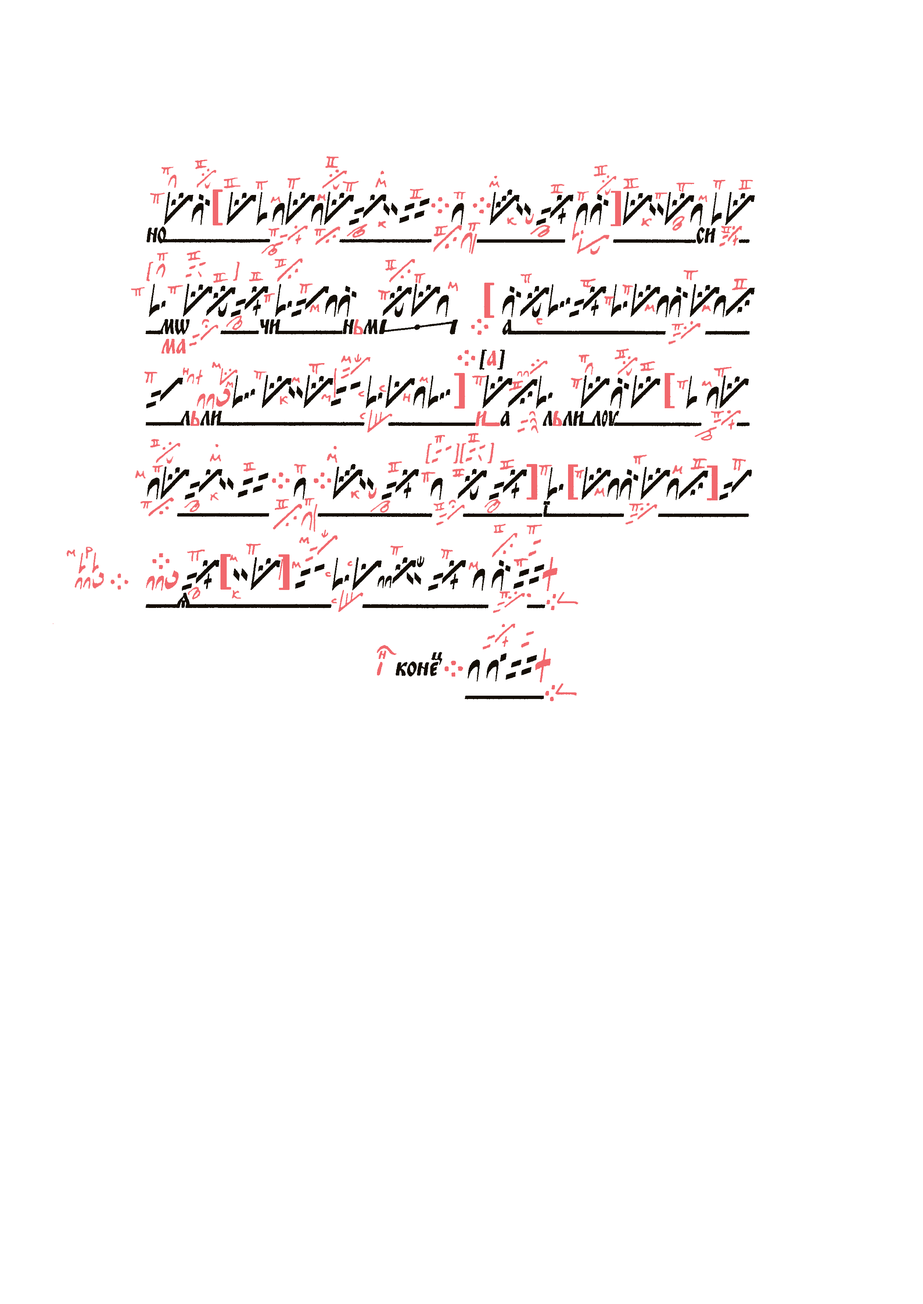
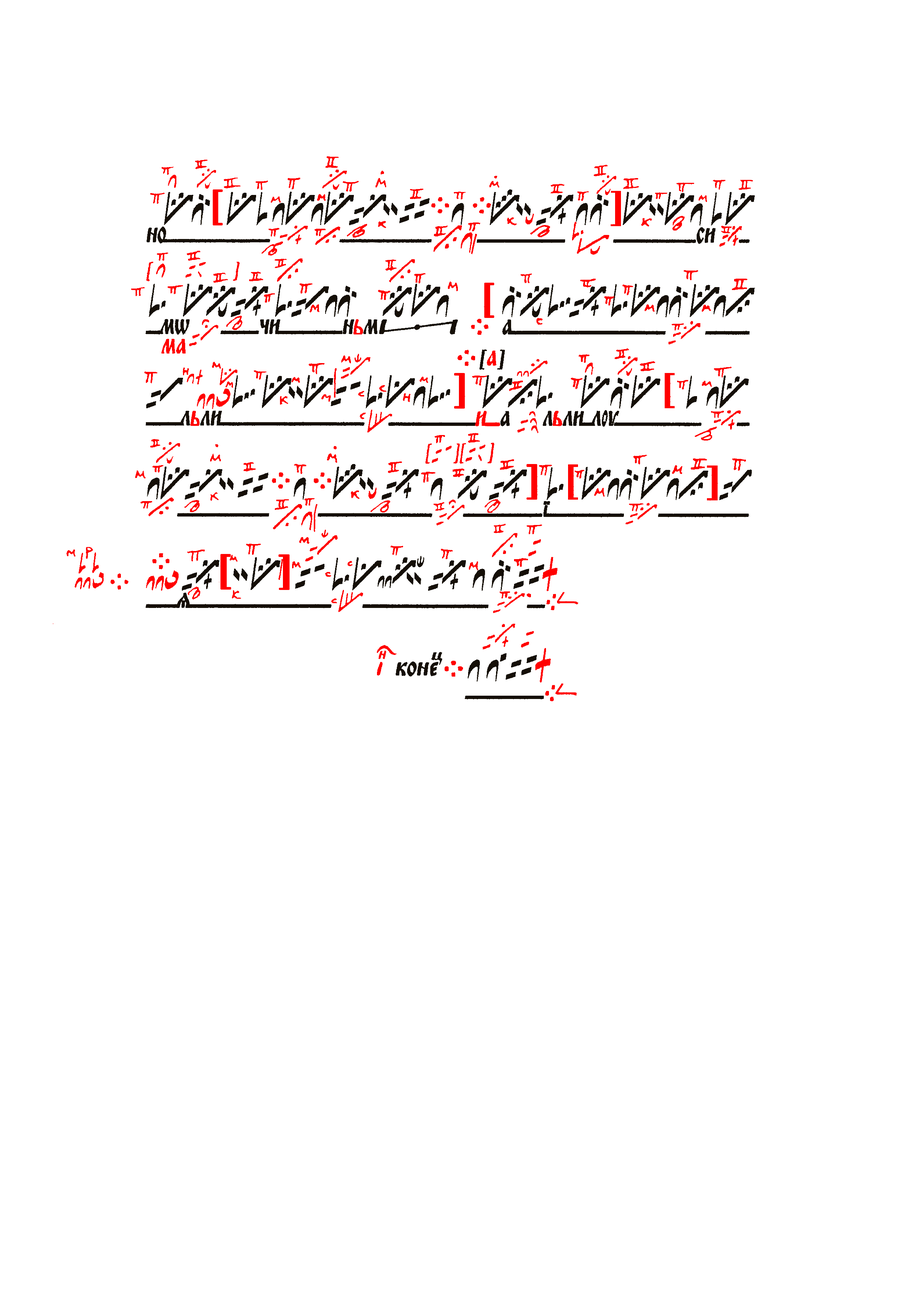
Revision of a layered 923x1304 image; what changed, layer by layer:
painted on "Червила" over [52, 155, 753, 702]
painted on "Чернила" over [370, 397, 552, 404]
